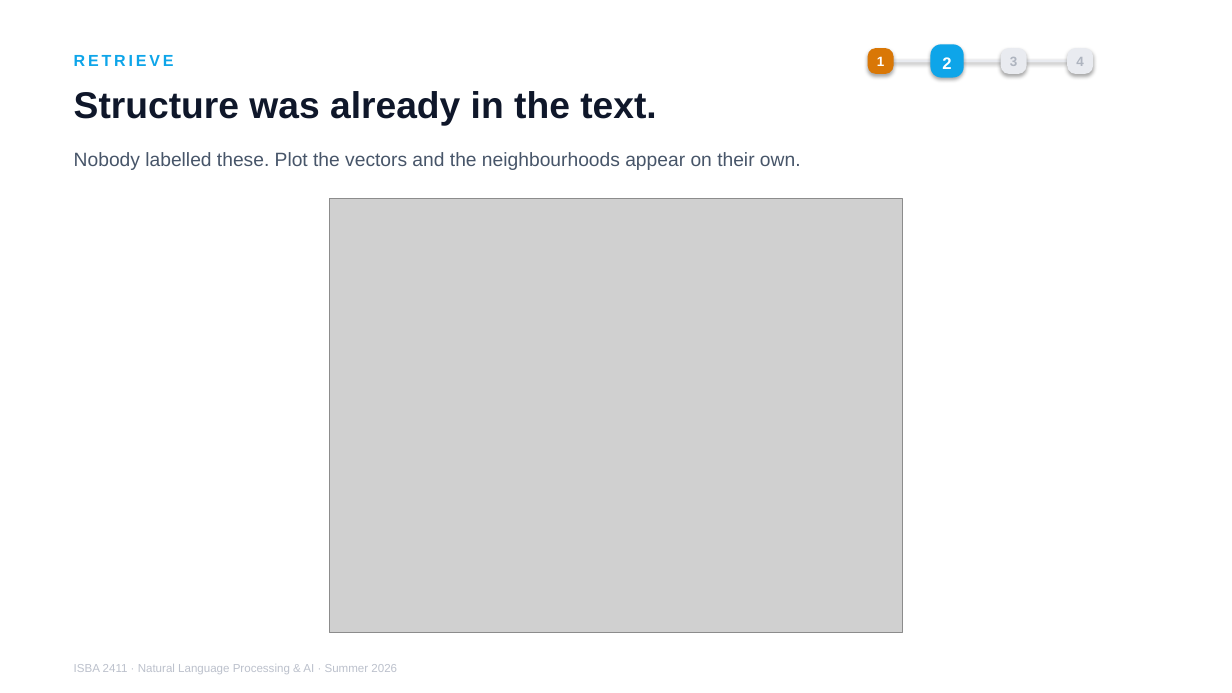
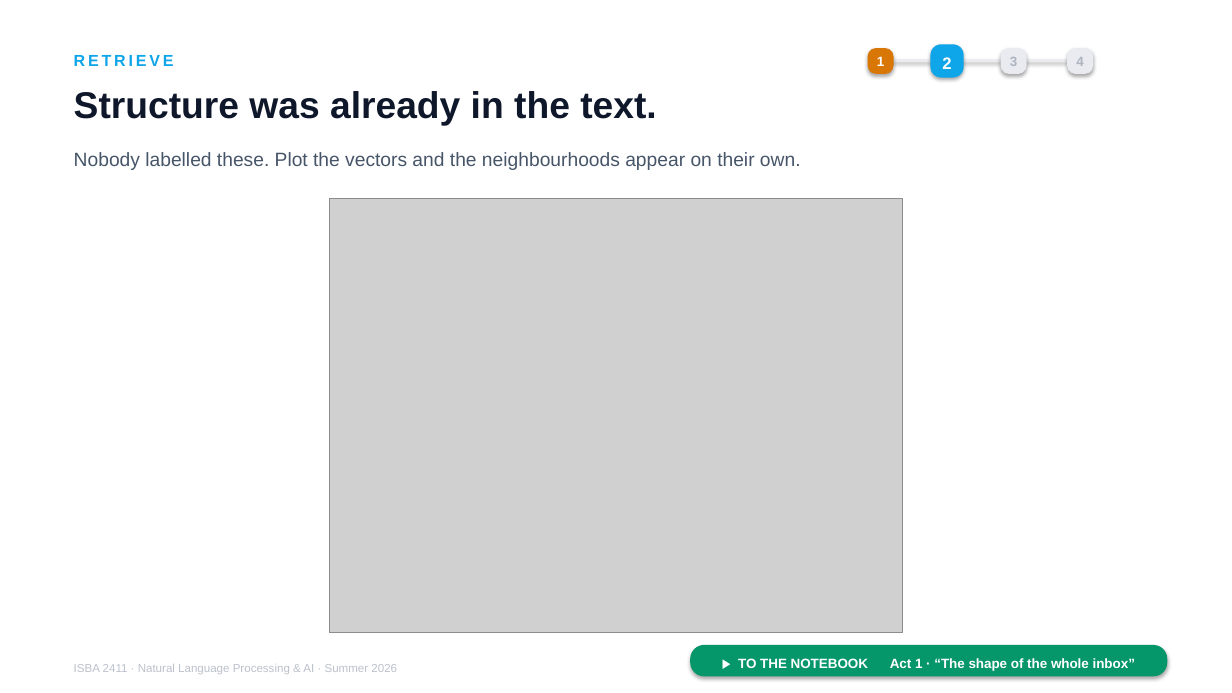
Before and after one commit to JulesMalin/isba2411-nlp, a slide deck: slide 10 of Week 7/L13_Support_Copilot.pptx. Drawn at 1232x693 pixels with LibreOffice and Linux fonts; fonts in the diff are those of the drawing; grey boxes stand for pictures. Boxes give left, top, right and bottom in pixels: in the first picture for what was removed or moved away, otherwise in the second. Text is boxed around its words. In the diff, an @@ line names an element or a change of style, - is before the commit and + after.

```diff
--- a/Week 7/L13_Support_Copilot.pptx
+++ b/Week 7/L13_Support_Copilot.pptx
@@ rounded rectangle added at [690,645,1167,677], fill #059669 @@
@@ text added at [738,658,1135,671], 10.5 pt, text #FFFFFF, bold @@
+▶ TO THE NOTEBOOK Act 1 · “The shape of the whole inbox”
```
Also in this commit, not shown: 18 other slides changed.
